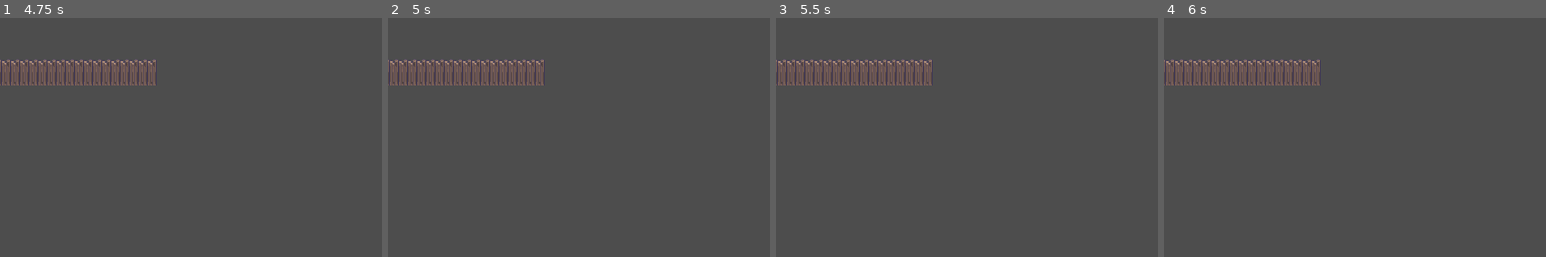
Above: before the commit, frames 1-4 (left to right).
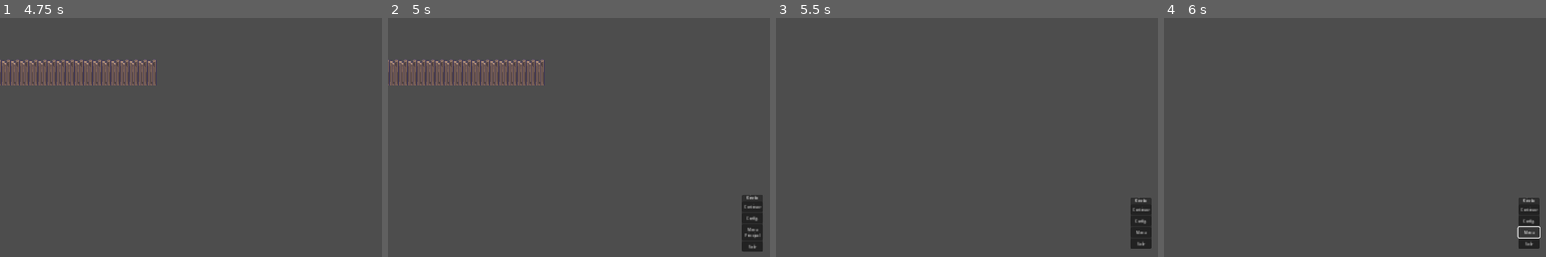
Above: after the commit, the same moments.

Repository: hernanPoblete/kineko
Game: Godot game, scene res://menus/Main_Menu.tscn
The game is run twice, just before and just after one commit, with the same random seed, the same clock (stepped at 60 frames per second) and the same inputs. Before the commit the project has no main scene; this scene is started directly in both runs.
Inputs (mouse positions are in pixels of both pictures, inside the frame that each line leads up to):
- Up to frame 1 (4.75 s): click "Continuar" at 0.5 s; tap Enter at 1.25, 2.75, 4.25 s; hold Right (color_right) 1.28-2.03 s; tap Space at 2, 3.5 s; hold S (move_down) 2.03-2.78 s; hold Right (color_right) 2.78-3.53 s; hold W (move_up) 3.53-4.28 s; hold Left (color_left) from 4.28 s (still down)
- Up to frame 2 (5 s): keep holding Left (color_left); tap Escape (Pause, bound only after the commit) at 4.9 s
- Up to frame 3 (5.5 s): release Left (color_left) at 5 s; click (1138, 233) at 5 s, where only the run after the commit has a clickable "Menu Principal"
- Up to frame 4 (6 s): click (1526, 233) at 5.75 s, where only the run after the commit has a clickable "Menu"

Frame 1 is identical in both runs. In frame 2, 1.1% of the frame differs, in the area x 92-99%, y 74-98%; in frame 3, 3.6%, in the area x 0-99%, y 17-97%; in frame 4, 3.4%.

Commit message:
3er commit subiendo las cosas del menu de pausa
Se me sobreescribieron las configuraciones que hace que el menu funcione, en especifico colocar a los nodos "Main_Menu" y "Pause_Menu" en always y añadi el boton esc para el menu de pausa

Diff:
--- a/menus/Main_Menu.tscn
+++ b/menus/Main_Menu.tscn
@@ -26,6 +26,7 @@
 theme = ExtResource("1_6cywy")
 
 [node name="PanelContainer" type="PanelContainer" parent="MarginContainer"]
+process_mode = 3
 layout_mode = 2
 
 [node name="VBoxContainer" type="VBoxContainer" parent="MarginContainer/PanelContainer"]
--- a/menus/Pause_Menu.tscn
+++ b/menus/Pause_Menu.tscn
@@ -4,6 +4,7 @@
 [ext_resource type="Script" path="res://menus/Pause_Menu.gd" id="2_o4q1a"]
 
 [node name="Control" type="Control"]
+process_mode = 3
 layout_mode = 3
 anchors_preset = 15
 anchor_right = 1.0
--- a/project.godot
+++ b/project.godot
@@ -11,7 +11,7 @@
 [application]
 
 config/name="Kineko"
-run/main_scene="res://menus/inicio.tscn"
+run/main_scene="res://menus/Main_Menu.tscn"
 config/features=PackedStringArray("4.1", "Forward Plus")
 config/icon="res://icon.svg"
 
@@ -58,5 +58,10 @@
 color_right={
 "deadzone": 0.5,
 "events": [Object(InputEventKey,"resource_local_to_scene":false,"resource_name":"","device":-1,"window_id":0,"alt_press …(182 unchanged characters)…
+, null]
+}
+Pause={
+"deadzone": 0.5,
+"events": [null, Object(InputEventKey,"resource_local_to_scene":false,"resource_name":"","device":0,"window_id":0,"alt_pressed":false,"shift_pressed":false,"ctrl_pressed":false,"meta_pressed":false,"pressed":false,"keycode":0,"physical_keycode":4194305,"key_label":0,"unicode":0,"echo":false,"script":null)
 ]
 }
--- a/sprites/meow_knight/knight.tscn
+++ b/sprites/meow_knight/knight.tscn
@@ -107,4 +107,5 @@
 [node name="CanvasLayer" type="CanvasLayer" parent="."]
 
 [node name="Control" parent="CanvasLayer" instance=ExtResource("2_53krn")]
+process_mode = 3
 offset_top = 1.0
